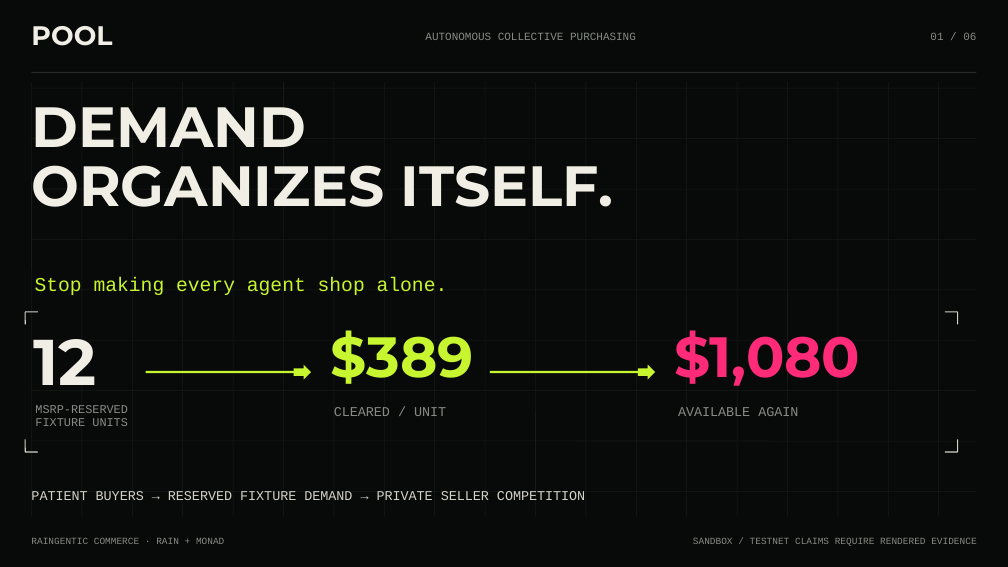
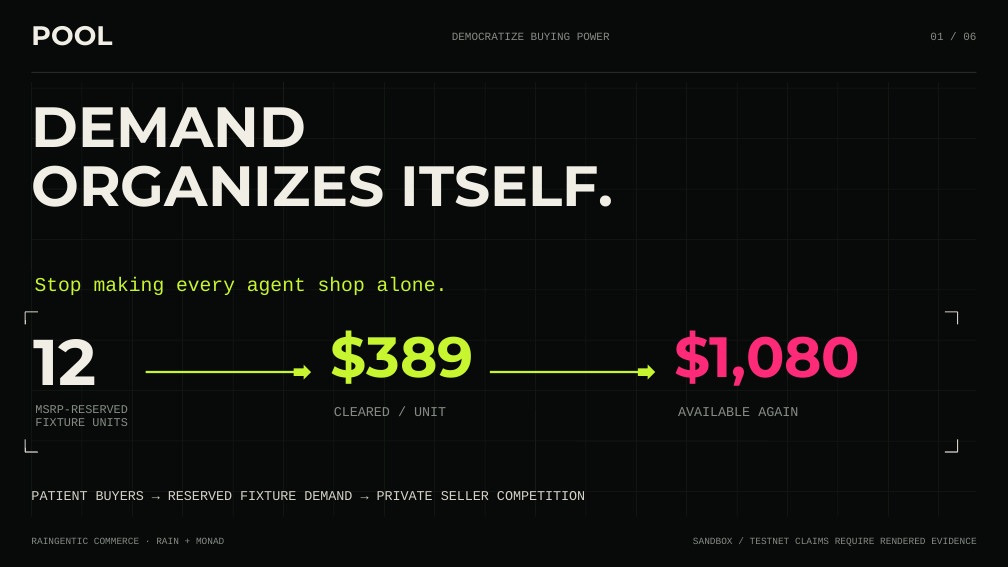
Before and after one commit to inevident/Pool, a slide deck: slide 1 of POOL_PITCH.pptx. Drawn at 1008x567 pixels with LibreOffice and Linux fonts; fonts in the diff are those of the drawing. Boxes give left, top, right and bottom in pixels: in the first picture for what was removed or moved away, otherwise in the second. Text is boxed around its words. In the diff, an @@ line names an element or a change of style, - is before the commit and + after.

```diff
--- a/POOL_PITCH.pptx
+++ b/POOL_PITCH.pptx
@@ text at bbox=[452, 32, 610, 40]: text changed @@
-AUTONOMOUS COLLECTIVE PURCHASING
+DEMOCRATIZE BUYING POWER
```
Also in this commit, not shown: 1 other file.
